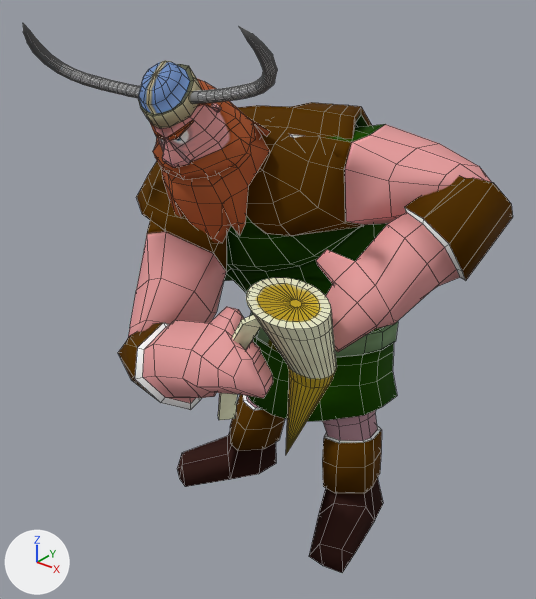
What one commit did to the OBJ model assets/Animacion/Vikingo/Celebracion/vikingoCelebracion_000498.obj.
The view is the same before and after, from a 50 mm lens placed at (4.74, -5.83, 6.56), pointed at (0.1, -0.04, 2.97). The lights are fixed; the arrows at lower left show +X, +Y and +Z. Mesh edges are drawn as thin lines. Where no turn or scale is listed for an object, it has been applied to the vertices.

Names of what the first picture shows: 'Vilkingo_ikingoH', 'jarra_jarraH'.
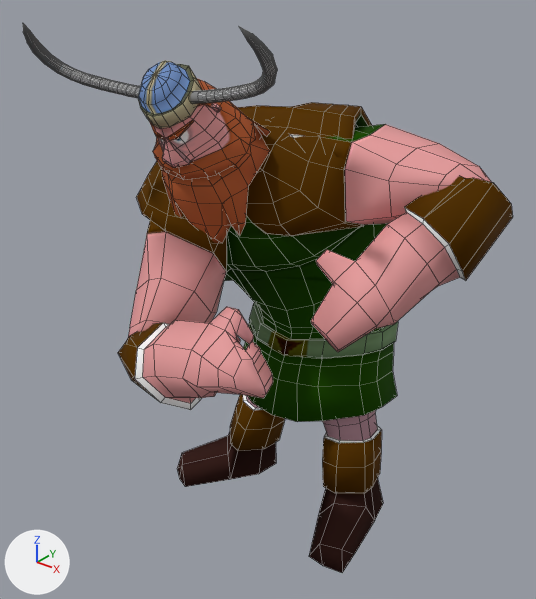
Boxes (x1, y1, x2, y2) around the edits, measured in the pictures (536 x 599 px):
'jarra_jarraH', deleted
    before: (218, 278, 337, 454)

What the commit changed:
Object 'jarra_jarraH' (ob_jarra_jarrah) is deleted.
